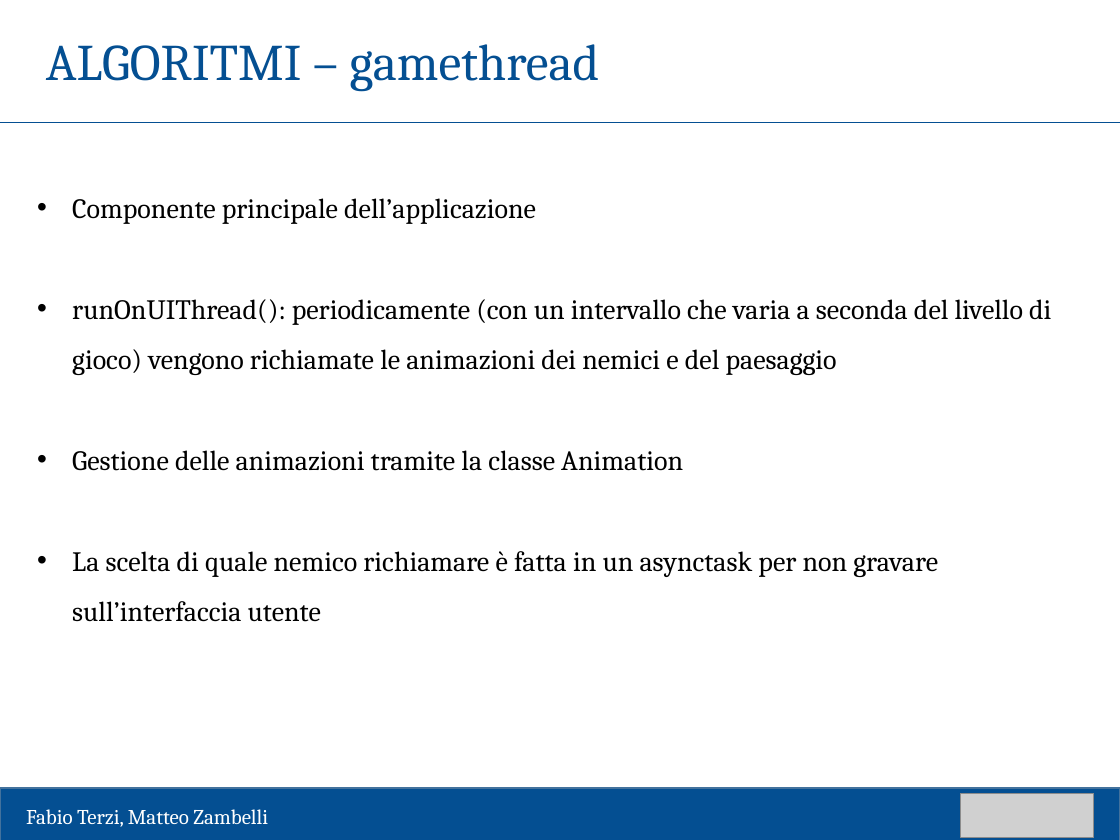
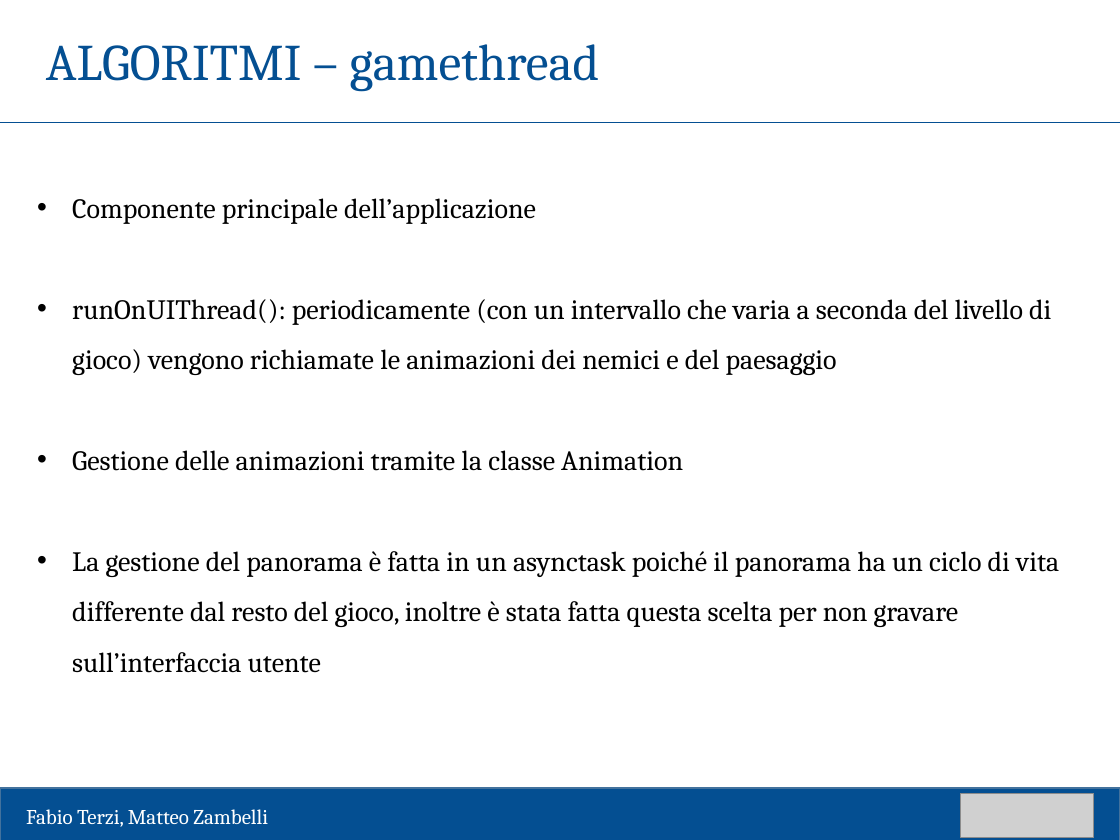
Before and after one commit to matteozambelli/CardboardApp, a slide deck: slide 14 of tesi/presentazione/template laurea-43.pptx. Drawn at 1120x840 pixels with LibreOffice and Linux fonts; fonts in the diff are those of the drawing; grey boxes stand for pictures. Boxes give left, top, right and bottom in pixels: in the first picture for what was removed or moved away, otherwise in the second. Text is boxed around its words. In the diff, an @@ line names an element or a change of style, - is before the commit and + after.

```diff
--- a/tesi/presentazione/template laurea-43.pptx
+++ b/tesi/presentazione/template laurea-43.pptx
@@ text at [72,551,1059,673]: text changed @@
-• La scelta di quale nemico richiamare è fatta in un asynctask per non gravare sull’interfaccia utente
+• La gestione del panorama è fatta in un asynctask poiché il panorama ha un ciclo di vita differente dal resto del gioco, inoltre è stata fatta questa scelta per non gravare sull’interfaccia utente
```
Also in this commit, not shown: 3 other slides changed.
